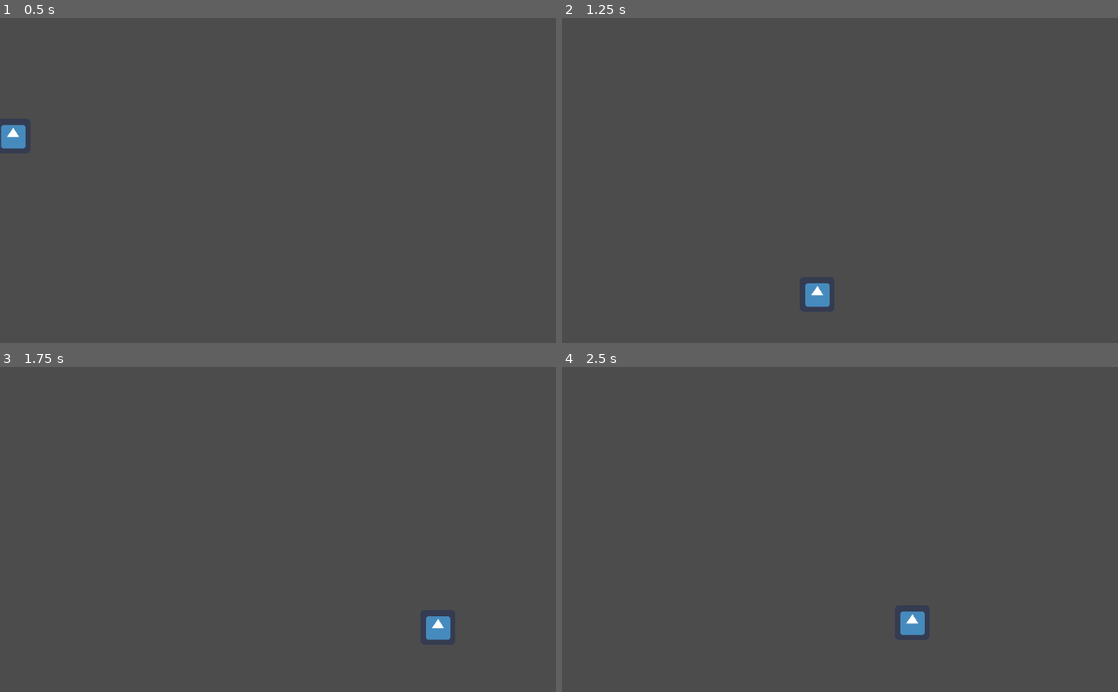
Above: before the commit, frames 1-4 (two rows, left to right).
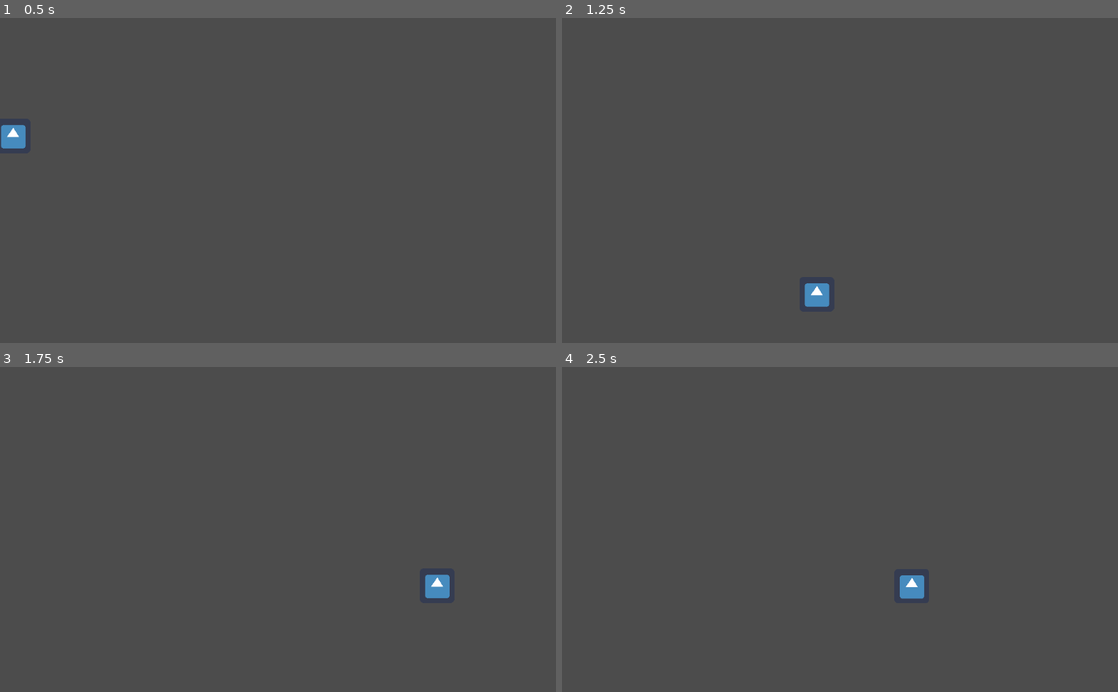
Above: after the commit, the same moments.

Repository: MauveMagician/rose-duelist
Game: Godot game, scene res://scene/Game.tscn
Two runs of this game, one before a commit and one after it. Both use one fixed random seed, a clock stepped at 60 frames per second and the inputs below. The engine's default icon, where the game draws it, is replaced by a stand-in: a white triangle on a blue panel in a dark square.
Inputs:
- Up to frame 1 (0.5 s): no input
- Up to frame 2 (1.25 s): hold Right (ui_right) from 0.53 s (still down); tap X (dash) at 0.6 s; tap Z (jump) at 0.77, 0.8, 1.07 s
- Up to frame 3 (1.75 s): keep holding Right (ui_right); tap Z (jump) at 1.35, 1.52 s; tap X (dash) at 1.55 s
- Up to frame 4 (2.5 s): tap Z (jump) at 1.82, 2.3 s; release Right (ui_right) at 2.03 s; hold Left (ui_left) from 2.03 s (still down); tap X (dash) at 2.1 s

Frame 1 is identical in both runs. In frame 2, less than 0.1% of the frame differs, in the area x 43-49%, y 81-89%; in frame 3, 0.6%, in the area x 76-81%, y 63-84%; in frame 4, 0.6%.

Commit message:
refactored movement code

Diff:
--- a/scene/Game.tscn
+++ b/scene/Game.tscn
@@ -91,6 +91,7 @@
 _sections_unfolded = [ "Transform" ]
 verticalSpeed = -700
 horizontalSpeed = 500
+dashSpeed = 1000
 
 [node name="Sprite" type="Sprite" parent="PlayerCharacter" index="0"]
 
--- a/scene/PlayerCharacter.gd
+++ b/scene/PlayerCharacter.gd
@@ -4,22 +4,56 @@
 const GRAVITY_SPEED = -25
 export var verticalSpeed = -700
 export var horizontalSpeed = 500
+export var dashSpeed = 1000
 var motion = Vector2()
-var facingLeft = -1
+var direction = Vector2()
 var dashing = false
 var airdash = false
-var longJump = false
 var gravity = true
 
 func _ready():
 	pass
 
-func dash ():
+func dash():
 	motion.y = 0
 	motion.x = 0
 	dashing = true
 	gravity = false
 	$DashTiming.start()
+
+func get_input():
+	if Input.is_action_just_pressed("dash"):
+		if is_on_floor():
+			airdash = false
+		else:
+			airdash = true
+		dash()
+	if Input.is_action_pressed("ui_right"):
+		direction = Vector2(1,0)
+		motion.x = horizontalSpeed
+	elif Input.is_action_pressed("ui_left"):
+		direction = Vector2(-1,0)
+		motion.x = -horizontalSpeed
+	else:
+		motion.x = 0
+	if Input.is_action_just_pressed("jump"):
+		if is_on_floor() or (dashing and not airdash):
+			motion.y = verticalSpeed
+			if dashing:
+				gravity = true
+
+
+func _physics_process(delta):
+	if gravity:
+		motion.y -= GRAVITY_SPEED
+	if dashing:
+		motion.x = direction.x * dashSpeed
+		motion.y = direction.y * dashSpeed
+	elif not $DashStopping.is_stopped():
+		motion.x += direction.x * 10
+	else:
+		get_input()
+	motion = move_and_slide(motion, FLOOR_NORMAL)
 
 func _on_DashTiming_timeout():
 	gravity = true
@@ -29,38 +63,3 @@
 
 func _on_DashStopping_timeout():
 	pass
-
-func _physics_process(delta):
-	if is_on_floor():
-		longJump = false
-	if gravity:
-		motion.y -= GRAVITY_SPEED
-	if dashing:
-		#motion.x += facingLeft * 50
-		motion.x = facingLeft * 1000
-	elif not $DashStopping.is_stopped():
-		motion.x += facingLeft * 12.5
-	else:
-		if Input.is_action_just_pressed("dash"):
-			if is_on_floor():
-				airdash = false
-			else:
-				airdash = true
-			dash ()
-		if Input.is_action_pressed("ui_right"):
-			facingLeft = 1
-			motion.x = horizontalSpeed
-		elif Input.is_action_pressed("ui_left"):
-			facingLeft = -1
-			motion.x = -horizontalSpeed
-		else:
-			motion.x = 0
-	if Input.is_action_just_pressed("jump"):
-		if is_on_floor() or (dashing and not airdash):
-			motion.y = verticalSpeed
-			if dashing:
-				gravity = true
-				longJump = true
-	elif gravity and Input.is_action_just_released("jump") and motion.y < GRAVITY_SPEED:
-		motion.y = GRAVITY_SPEED
-	motion = move_and_slide(motion, FLOOR_NORMAL)
